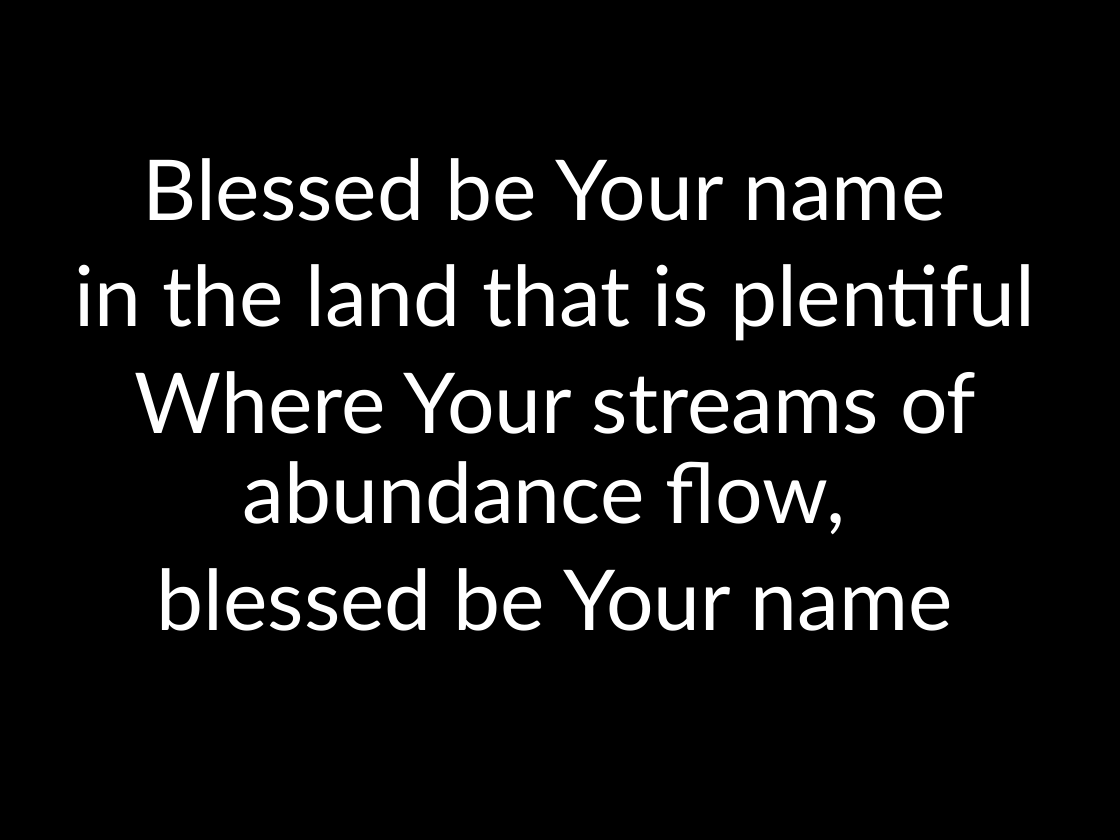
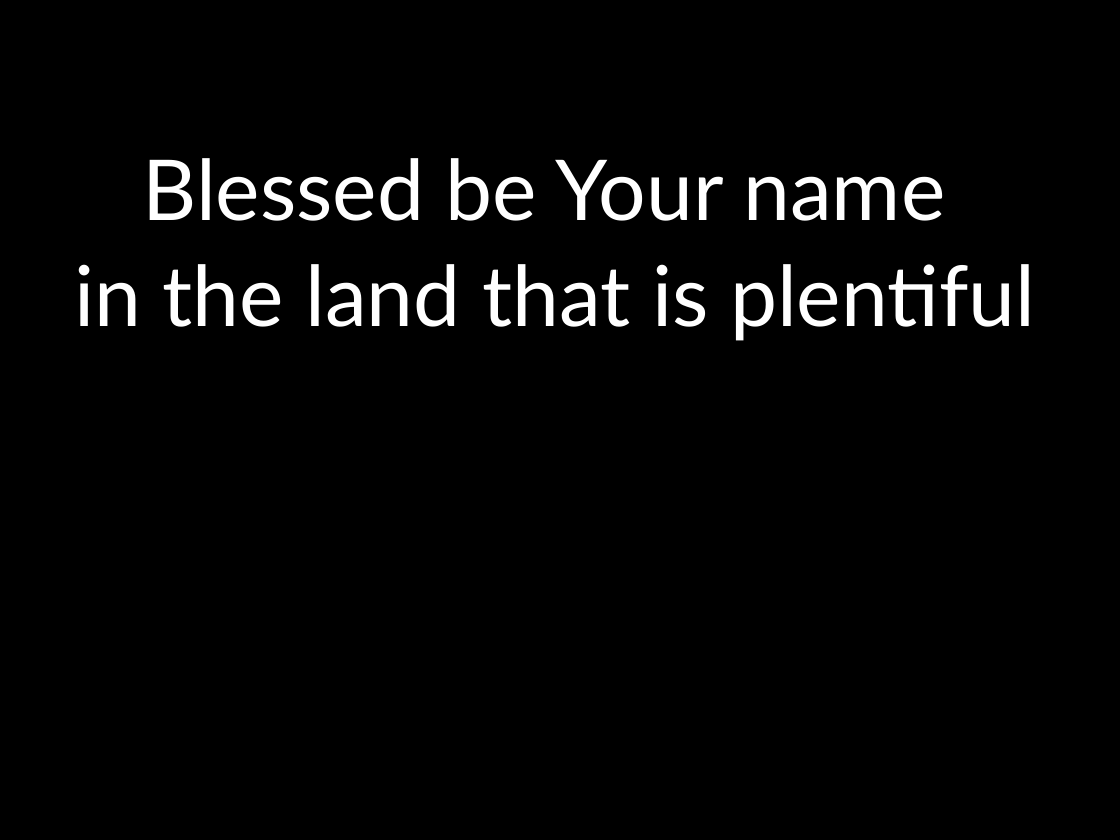
Before and after one commit to kendall412/worship, a slide deck: slide 2 of Blessed Be You Name.pptx. Drawn at 1120x840 pixels with LibreOffice and Linux fonts; fonts in the diff are those of the drawing. Boxes give left, top, right and bottom in pixels: in the first picture for what was removed or moved away, otherwise in the second. Text is boxed around its words. In the diff, an @@ line names an element or a change of style, - is before the commit and + after.

```diff
--- a/Blessed Be You Name.pptx
+++ b/Blessed Be You Name.pptx
@@ subtitle at (x1=135, y1=371, x2=976, y2=631): paragraphs removed @@
-Where Your streams of abundance flow,
-blessed be Your name
```
Also in this commit, not shown: 5 other slides changed, 10 slides added, 14 other files.
